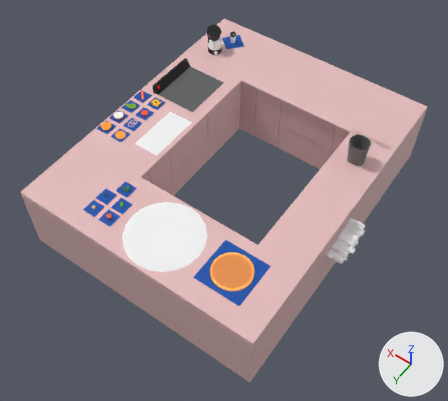
The glTF model models/kitchen/kitchen2.gltf as it was, and as the next commit left it.
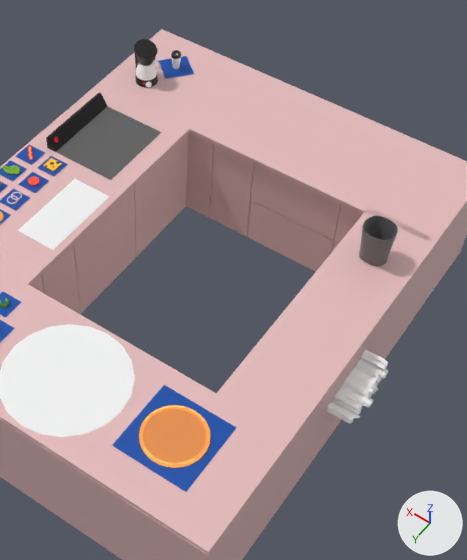
There are two pictures of each version: one whole from a camera (50 mm lens) standing at (-252.0, 421.0, 560.0) and looking at (-12.0, 84.0, 30.0), one close up on the part from 28% to 92% of the width and 0% to 87% of the height. Arrows for +X, +Y and +Z are at lower right; the lights stay in place. Where no turn or scale is listed for an object, it has been applied to the vertices.

Script lines for the objects in view, before the commit:
```python
me_mesh_30 = bpy.data.meshes.new('Mesh_30')
me_mesh_30.from_pydata(...)  # 568 vertices, 1115 faces; spans x -10.3..10.2, y -9.7..10.5, z 0.0..26.5
me_mesh_30.materials.append(mat_material_30)  # black #000000
me_mesh_31 = bpy.data.meshes.new('Mesh_31')
me_mesh_31.from_pydata(...)  # 538 vertices, 1005 faces; spans x -9.3..9.0, y -8.6..9.6, z 17.1..26.8
me_mesh_31.materials.append(mat_material_31)  # black #000000
me_mesh_42 = bpy.data.meshes.new('Mesh_42')
me_mesh_42.from_pydata(...)  # 4256 vertices, 8282 faces; spans x -8.8..6.7, y -6.4..9.1, z 4.6..15.6
me_mesh_42.materials.append(mat_material_42)  # white #ffffff
me_mesh_69 = bpy.data.meshes.new('Mesh_69')
me_mesh_69.from_pydata(...)  # 13632 vertices, 27108 faces; spans x -18.1..24.8, y -23.6..24.0, z 6.6..23.4
me_mesh_69.materials.append(mat_material_69)  # white #ffffff
me_mesh_71 = bpy.data.meshes.new('Mesh_71')
me_mesh_71.from_pydata(...)  # 128 vertices, 222 faces; spans x -2.88..3.1, y -0.45..0.59, z -0.27..0.78
me_mesh_71.materials.append(mat_material_71)  # pink #e6bdbd
ob_mesh_30 = bpy.data.objects.new('Mesh_30', me_mesh_30)
ob_mesh_30.location = (110.7, -67.8, 79.8)
ob_mesh_31 = bpy.data.objects.new('Mesh_31', me_mesh_31)
ob_mesh_31.location = (110.7, -67.8, 79.8)
ob_mesh_42 = bpy.data.objects.new('Mesh_42', me_mesh_42)
ob_mesh_42.location = (110.7, -67.8, 79.8)
ob_mesh_69 = bpy.data.objects.new('Mesh_69', me_mesh_69)
ob_mesh_69.location = (-143.9, 70.7, 41.2)
ob_mesh_71_001 = bpy.data.objects.new('Mesh_71.001', me_mesh_71)
ob_mesh_71_001.parent = ob_node_351
ob_mesh_71_001.location = (0.0, 0.0, 0.0)
# also in view: 'Mesh_50' at (-87.0, 177.0, 81.0); 'Mesh_71' at (-3.0, 182.0, 38.0); 'Mesh_8.001' at (116.0, 5.0, 81.0); 'Mesh_71.002' at (94.0, 90.0, 38.0); 'Mesh_72' at (-114.0, -7.0, 93.0)
```
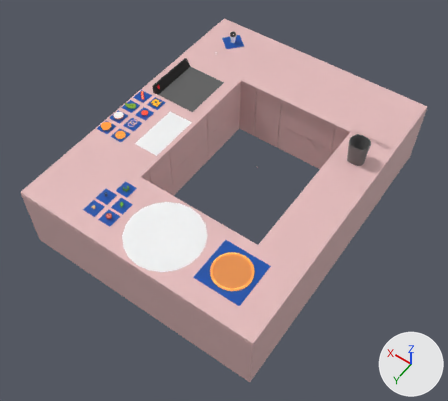
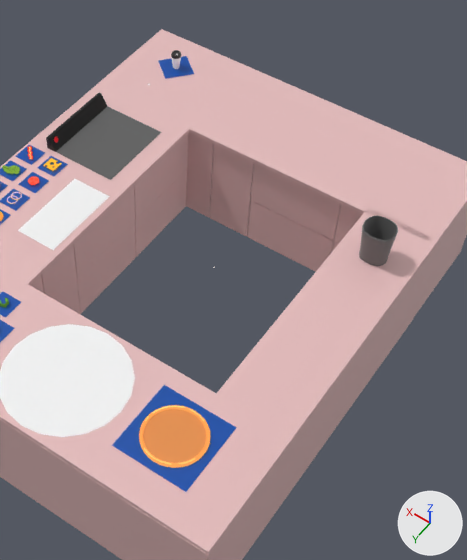
Boxes [x1, y1, x2, y2] around the edits, measured in the close-ups (467 x 560 px):
'Mesh_69', deleted: before [326, 349, 388, 424]
'Mesh_31', deleted (black): before [135, 40, 158, 66]
'Mesh_42', deleted: before [136, 63, 157, 81]
'Mesh_30', deleted: before [134, 39, 158, 88]

The edits, one by one:
Object 'Mesh_30' (ob_mesh_30) is deleted.
Object 'Mesh_31' (ob_mesh_31) is deleted.
Object 'Mesh_42' (ob_mesh_42) is deleted.
Object 'Mesh_69' (ob_mesh_69) is deleted.
